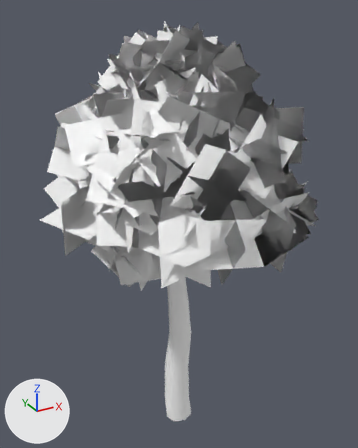
One commit to the FBX model Assets/Art/Meshes/sm_tree_01.fbx: the scene before it, then after it.
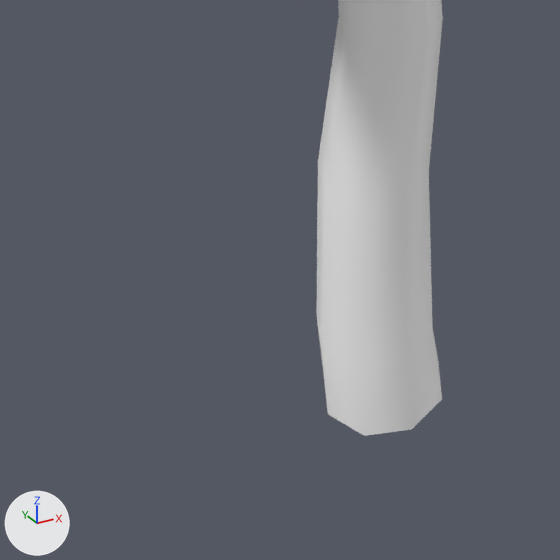
Old and new are each drawn whole from a 50 mm camera at (-5.53, -10.12, 11.2) aimed at (0.15, 0.2, 6.04) and again close up on the part from 27% to 60% of the width and 74% to 100% of the height. Arrows for +X, +Y and +Z are at lower left; the lights stay in place. Where no turn or scale is listed for an object, it has been applied to the vertices.

The first close-up shows 'sm_tree_01'.
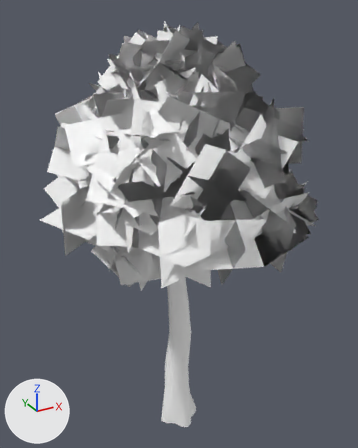
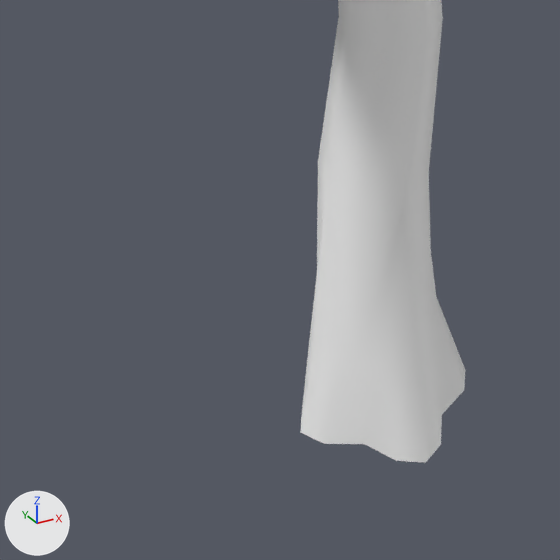
The newer file is also turned or shifted as a whole; pictures and numbers use the older file's frame.

Changed parts and their boxes (x1, y1, x2, y2) in the close-ups (560 x 560 px):
'sm_tree_01', reshaped: before (316, 0, 443, 436); after (300, 0, 465, 463)
part 1 of me_mesh, built on: before (316, 240, 442, 436); after (300, 240, 465, 463)

The change, as a diff of the scene's bpy script:
```diff
--- a/Assets/Art/Meshes/sm_tree_01.fbx.py
+++ b/Assets/Art/Meshes/sm_tree_01.fbx.py
@@ me_mesh @@
 # used by ob_sm_tree_01; location = (0.0, 0.0, 0.0)
-me_mesh.from_pydata(...)  # 1855 vertices, 764 faces; spans x -3.4..3.26, y -3.54..3.54, z -0.08..10.91
+me_mesh.from_pydata(...)  # 1871 vertices, 780 faces; spans x -3.4..3.26, y -3.54..3.54, z -0.14..10.91
+# me_mesh part 1
+# 8 vertices are removed from x -0.42..0.41, y -0.42..0.38, z -0.08..0.55
+# 16 faces are deleted
+# 4 vertices move from x -0.27..0.31, y -0.32..0.27, z -0.07..-0.01 to x -0.27..0.31, y -0.32..0.27, z -0.14
+# 24 vertices are added at x -0.58..0.61, y -0.61..0.58, z -0.14..0.56
+# 32 new faces join them, mat_lambert18 (its picture is missing)
 me_mesh.materials.append(mat_lambert20)
```
